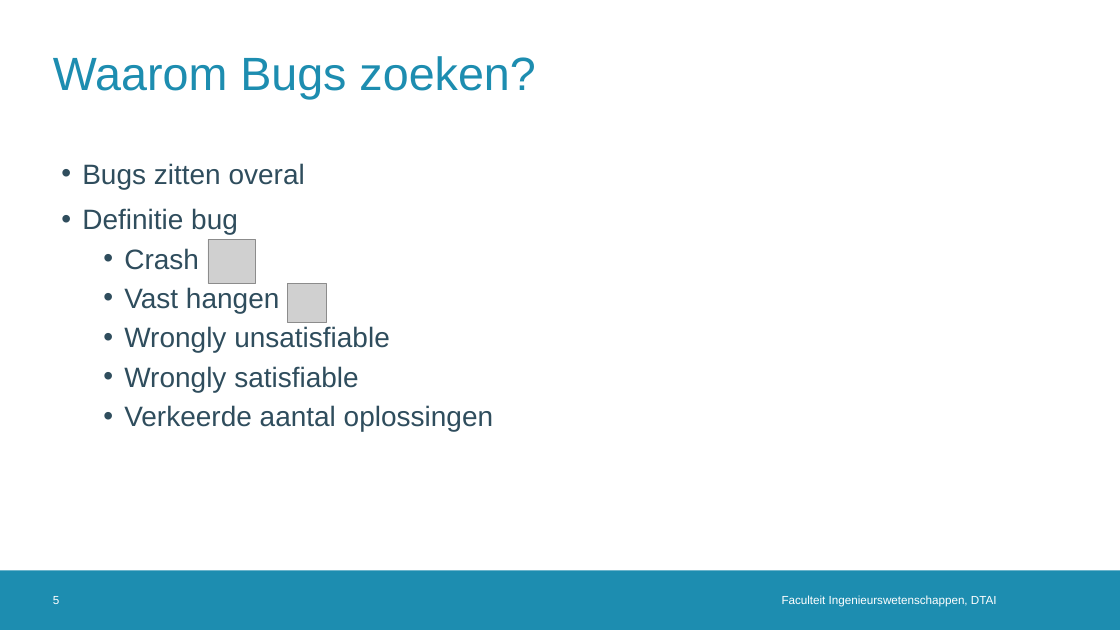
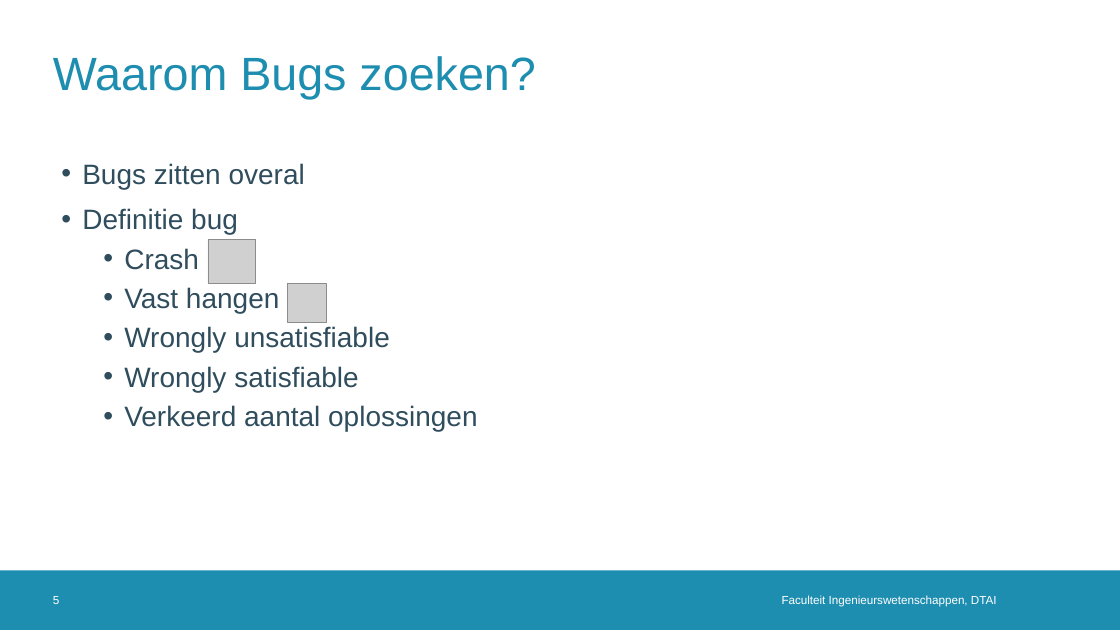
Before and after one commit to rubenkindt/Masterproef-paper-RubenKindt, a slide deck: slide 5 of Milestones/M10 defence/M10.pptx. Drawn at 1120x630 pixels with LibreOffice and Linux fonts; fonts in the diff are those of the drawing; grey boxes stand for pictures; background and template pictures are left out. Boxes give left, top, right and bottom in pixels: in the first picture for what was removed or moved away, otherwise in the second. Text is boxed around its words. In the diff, an @@ line names an element or a change of style, - is before the commit and + after.

```diff
--- a/Milestones/M10 defence/M10.pptx
+++ b/Milestones/M10 defence/M10.pptx
@@ text at box(124, 405, 477, 431): text changed @@
-  • Verkeerde aantal oplossingen
+  • Verkeerd aantal oplossingen
```
Also in this commit, not shown: 12 other slides changed, 1 slide added, 1 other file.
